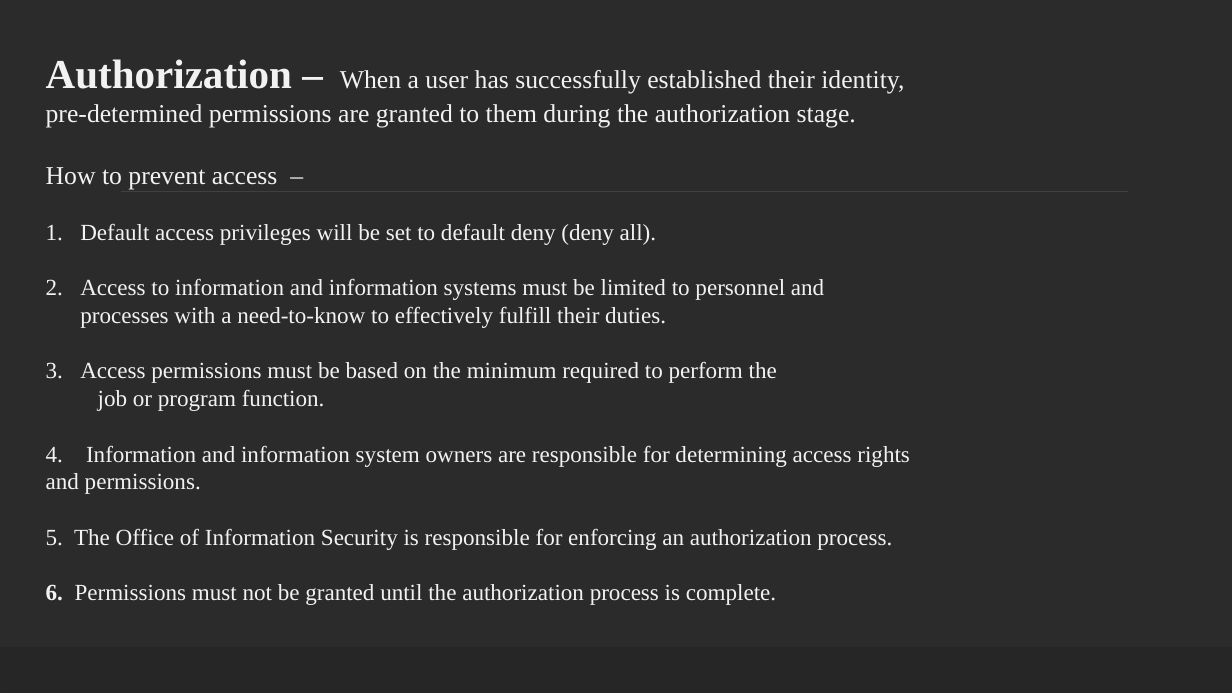
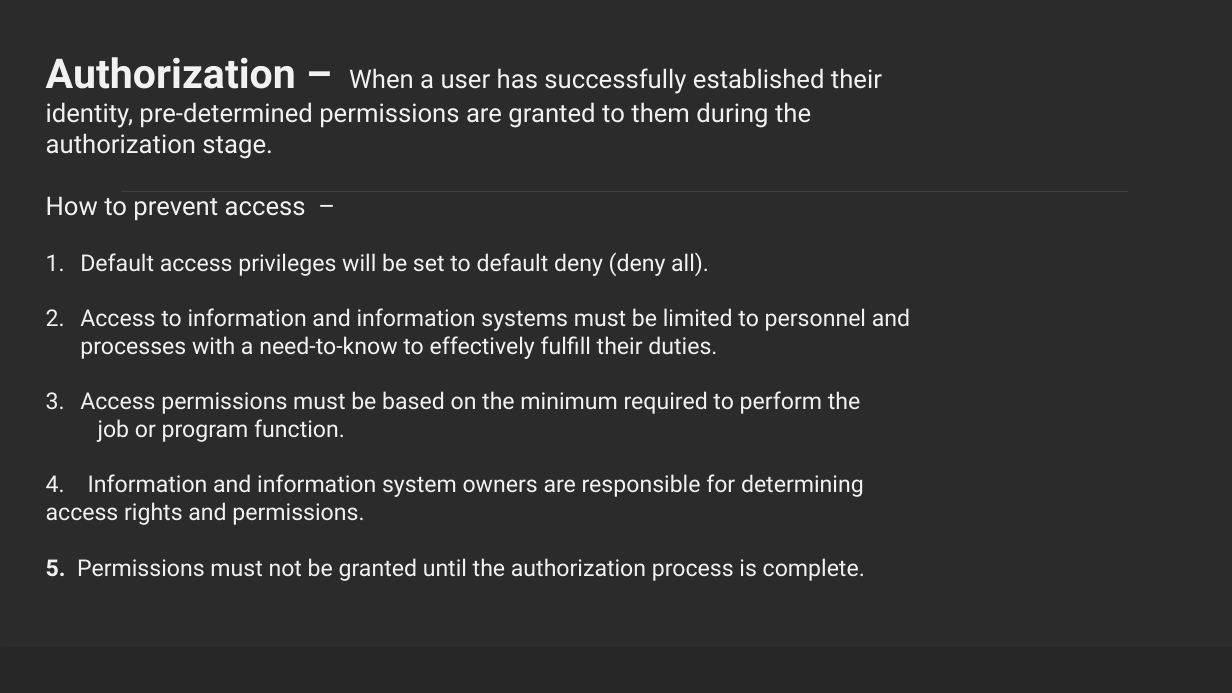
Before and after one commit to ronnie-1947/access-control-ppt, a slide deck: slide 8 of Access Control.pptx. Drawn at 1232x693 pixels with LibreOffice and Linux fonts; fonts in the diff are those of the drawing; background and template pictures are left out; a plain dark background stands for a picture behind light text. Boxes give left, top, right and bottom in pixels: in the first picture for what was removed or moved away, otherwise in the second. Text is boxed around its words. In the diff, an @@ line names an element or a change of style, - is before the commit and + after.

Commit message:
Optimized fonts and images

```diff
--- a/Access Control.pptx
+++ b/Access Control.pptx
@@ text at <box>46,57,910,525</box>: font Times New Roman to Roboto in "Authorization – When a user has successfully ...", "How to prevent access –", "Default access privileges will be set to ...", "Access to information and information systems must ..." and 3 more places @@
@@ text at <box>46,558,865,581</box>: text changed; font Times New Roman to Roboto @@
-5. The Office of Information Security is responsible for enforcing an authorization process.
-6. Permissions must not be granted until the authorization process is complete.
+5. Permissions must not be granted until the authorization process is complete.
```
Also in this commit, not shown: 10 other slides changed.
